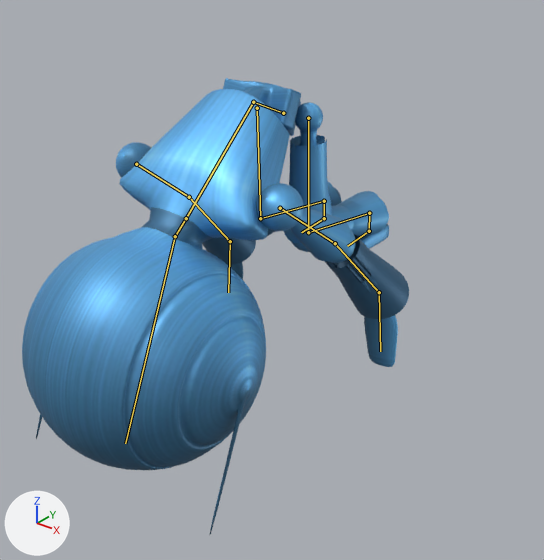
The Blender file Speedbot/Assets/Character/Character.blend, before and after one commit.
Before and after are seen from a 50 mm lens placed at (1.233, -1.72, 1.276), pointed at (-0.019, -0.155, 0.306). Every picture has the same lights, and +X, +Y and +Z are marked at lower left. Both versions are drawn at frame 207 of the action 'Animations'; the numbers are the values there. The bones that bend it are drawn over the model as lines.

Objects in the first picture: 'Robot'.
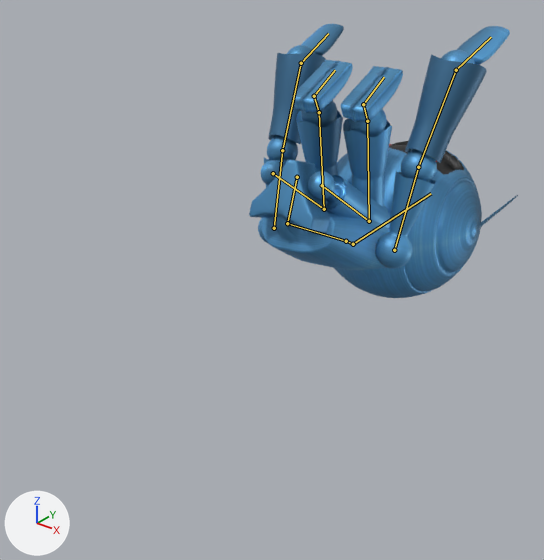
Boxes (x1, y1, x2, y2) around the edits, measured in the pictures (544 x 560 px):
'Robot', posed (30% narrower, 40% shorter): before (22, 78, 409, 534); after (249, 24, 518, 298)
bone 'Hip', root to tip: before (283, 113) to (253, 102); after (297, 177) to (287, 223)
bone 'Spine', root to tip: before (253, 102) to (186, 218); after (287, 223) to (346, 241)
bone 'Head', root to tip: before (175, 236) to (125, 443); after (353, 244) to (431, 193)

Diff of the bpy script that builds the scene:
```diff
--- a/Speedbot/Assets/Character/Character.blend.py
+++ b/Speedbot/Assets/Character/Character.blend.py
@@ bone_hip @@
 bone_hip = bpy.data.objects['Armature'].pose.bones['Hip']
-bone_hip.location = (0.0, 0.061, 0.095)
-bone_hip.rotation_quaternion = (0.83, 0.558, 0.0, 0.0)  # degrees (68, 0, 0)
+bone_hip.location = (0.0, -0.134, 0.03)
+bone_hip.rotation_quaternion = (0.157, 0.988, 0.0, 0.0)  # degrees (162, 0, 0)
@@ bone_spine @@
 bone_spine = bpy.data.objects['Armature'].pose.bones['Spine']  # child of 'Hip'
-bone_spine.rotation_quaternion = (0.827, 0.558, -0.036, -0.024)  # degrees (68, -2, -5)
+bone_spine.rotation_quaternion = (0.74, 0.672, -0.032, -0.029)  # degrees (85, 0, -5)
@@ bone_head @@
 bone_head = bpy.data.objects['Armature'].pose.bones['Head']  # child of 'Neck'
-bone_head.rotation_quaternion = (0.981, 0.185, 0.0, -0.02)  # degrees (21, 0, -2)
+bone_head.rotation_quaternion = (0.971, 0.237, 0.0, -0.024)  # degrees (27, 1, -3)
@@ bone_leg_ik_l @@
 bone_leg_ik_l = bpy.data.objects['Armature'].pose.bones['Leg IK.L']
-bone_leg_ik_l.location = (0.0, 0.234, 0.345)
-bone_leg_ik_l.rotation_quaternion = (1.0, 0.0, 0.0, 0.0)  # degrees (0, 0, 0)
+bone_leg_ik_l.location = (0.0, 0.192, 0.643)
+bone_leg_ik_l.rotation_quaternion = (0.214, -0.977, 0.0, 0.0)  # degrees (-155, 0, 0)
@@ bone_pole_target_l @@
 bone_pole_target_l = bpy.data.objects['Armature'].pose.bones['Pole Target.L']
-bone_pole_target_l.location = (0.0, 0.4, 0.0)
-bone_pole_target_l.rotation_quaternion = (1.0, 0.0, 0.0, 0.0)  # degrees (0, 0, 0)
+bone_pole_target_l.location = (0.0, -1.335, -0.127)
+bone_pole_target_l.rotation_quaternion = (0.046, -0.999, 0.0, 0.0)  # degrees (-175, 0, 0)
@@ bone_leg_ik_r @@
 bone_leg_ik_r = bpy.data.objects['Armature'].pose.bones['Leg IK.R']
-bone_leg_ik_r.location = (0.0, 0.234, 0.345)
-bone_leg_ik_r.rotation_quaternion = (1.0, 0.0, 0.0, 0.0)  # degrees (0, 0, 0)
+bone_leg_ik_r.location = (0.0, 0.192, 0.643)
+bone_leg_ik_r.rotation_quaternion = (0.214, -0.977, 0.0, 0.0)  # degrees (-155, 0, 0)
@@ bone_pole_target_r @@
 bone_pole_target_r = bpy.data.objects['Armature'].pose.bones['Pole Target.R']
-bone_pole_target_r.location = (0.0, 0.4, 0.0)
-bone_pole_target_r.rotation_quaternion = (1.0, 0.0, 0.0, 0.0)  # degrees (0, 0, 0)
+bone_pole_target_r.location = (0.0, -1.335, -0.127)
+bone_pole_target_r.rotation_quaternion = (0.046, -0.999, 0.0, 0.0)  # degrees (-175, 0, 0)
```
